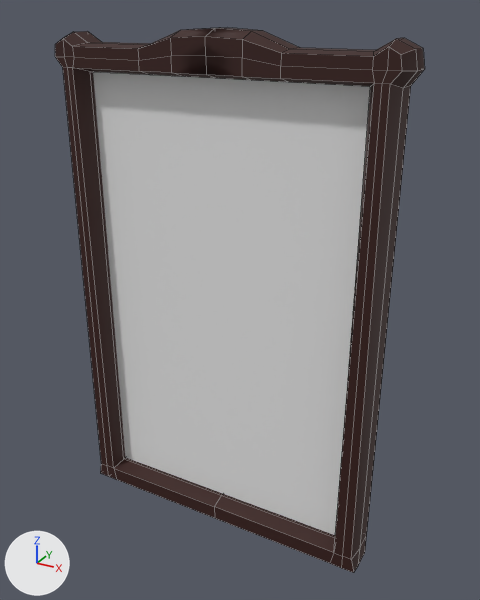
The FBX model PigeonTheGame/Assets/3D_Models/Rama/rama.fbx: old version first, new version second.
Both versions are drawn from a camera (50 mm lens) standing at (8.51, -14.37, 14.13) and looking at (0.44, 0.3, 6.8). The axes (+X, +Y, +Z) are drawn at lower left. The lights are the same throughout. Mesh edges are drawn as thin lines. Where no turn or scale is listed for an object, it has been applied to the vertices.

Objects in the first picture: '44458548_310328016223171_2362757471983894528_n', 'Cube'.
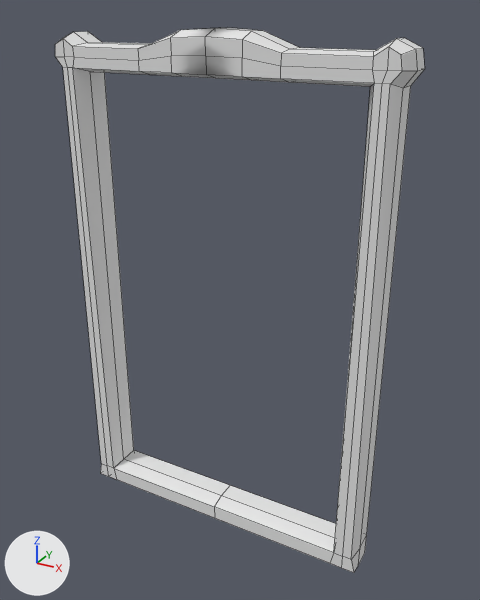
The change in detail:
Material 'Material.003' (mat_material_003) is new.
Its base color is (0.8, 0.8, 0.8) (white #e7e7e7).
Its roughness is 0.553.
me_cube_001 has 129 vertices, 132 faces and spans x -4.78..4.78, y -0.53..0.46, z -0.48..13.7.
me_cube_001 no longer uses material mat_material_001 (dark red #35120c).
me_cube_001 now uses material mat_material_003 (white #e7e7e7).
Object '44458548_310328016223171_2362757471983894528_n' (ob_44458548_310328016223171_2362757471983894528_n) is deleted.

Location of each change, [x1, y1, x2, y2] in pixels of the pictures (480 x 600 px):
'44458548_310328016223171_2362757471983894528_n', deleted
    before: [93, 72, 370, 535]
'Cube', recoloured
    both: [55, 28, 425, 573]
